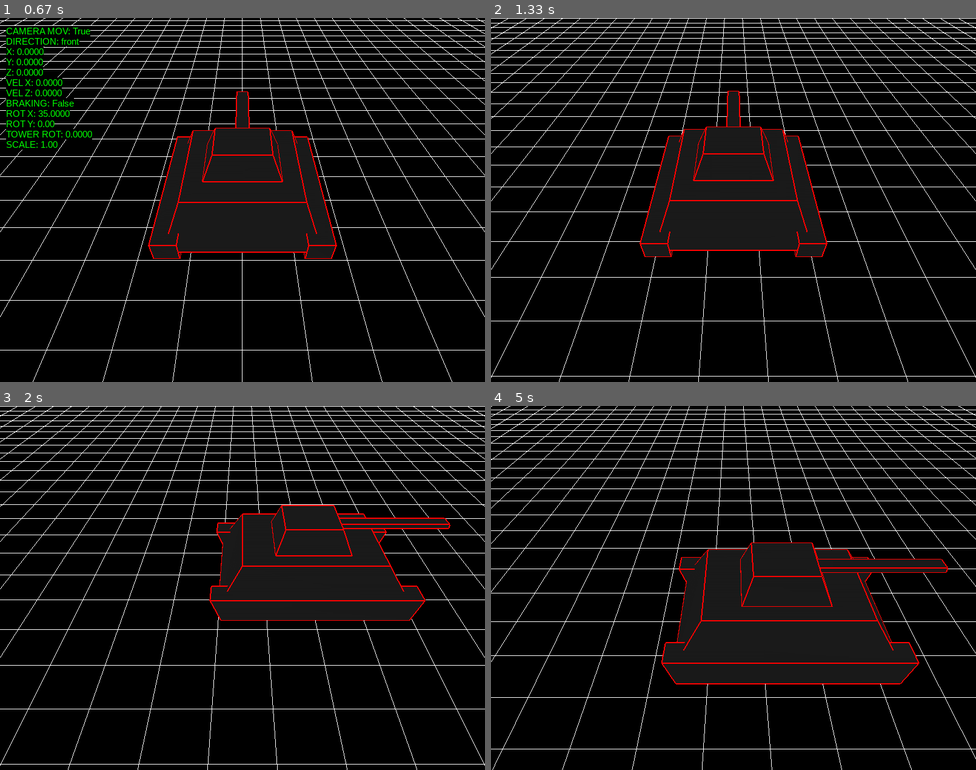
Above: before the commit, frames 1-4 (two rows, left to right).
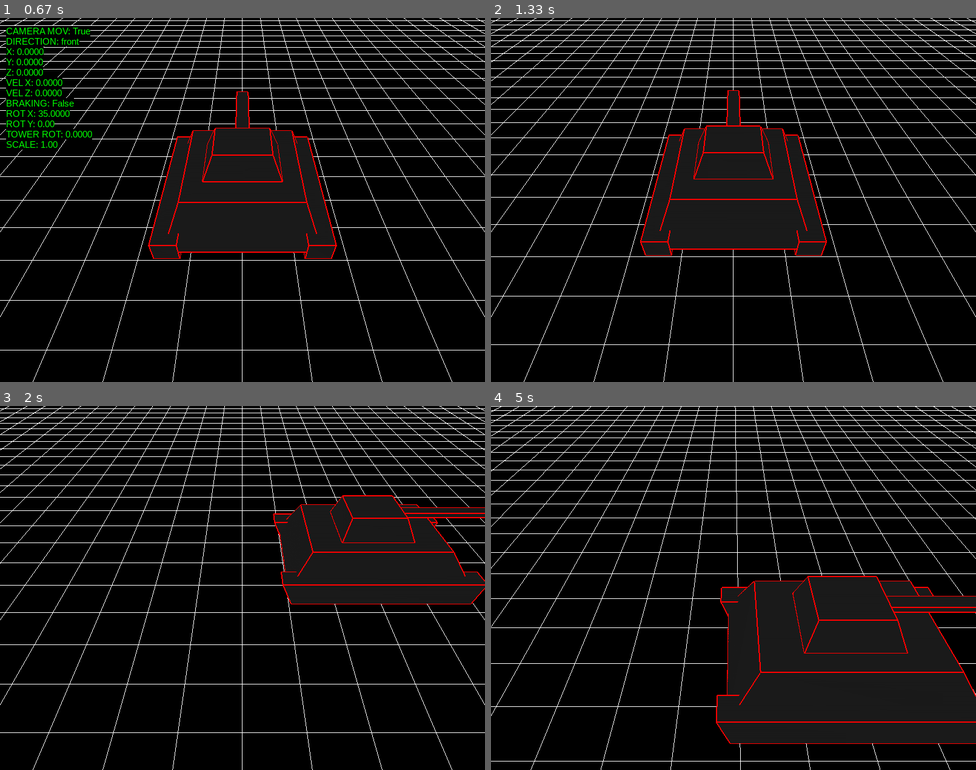
Above: after the commit, the same moments.

Repository: antonioam82/tank_controller
Game: pygame game, started from tanque_pygame.py
Two runs of this game, one before a commit and one after it. Both use one fixed random seed, a clock stepped at 60 frames per second and the inputs below.
Inputs:
- Up to frame 1 (0.67 s): tap Y at 0.33 s
- Up to frame 2 (1.33 s): hold Right 0.67-1.13 s; hold Up from 1.17 s (still down); tap J at 1.23 s; tap S at 1.32 s
- Up to frame 3 (2 s): release Up at 1.47 s; hold Right 1.5-1.97 s; tap J at 1.57, 1.87 s
- Up to frame 4 (5 s): hold Left 2-2.53 s; tap J at 2.07, 2.37, 2.63, 2.97, 3.27, 3.4, 3.8, 4.1, 4.47, 4.87 s; tap V at 2.15, 3.48, 4.95 s; hold Down 2.57-2.87 s; tap S at 2.72, 3.88 s; hold Left 2.9-3.3 s; hold Up 3.33-3.7 s; hold Right 3.73-4.37 s; hold Down 4.4-4.77 s; hold Left from 4.8 s (still down)

Frame 1 is identical in both runs. In frame 2, 10% of the frame differs, in the area x 0-100%, y 0-100%; in frame 3, 19%; in frame 4, 29%.

Commit message:
Agregado borro de lista 'model_landscape'

Diff:
--- a/tanque_pygame.py
+++ b/tanque_pygame.py
@@ -13,7 +13,7 @@
 grid_spacing = 1
 
 # ================= VELOCIDADES (unidades por segundo) =================
-TANK_SPEED        = 3.0    # velocidad de traslación del tanque
+TANK_SPEED        = 6.0    # velocidad de traslación del tanque -> 3.0
 STOP_DECEL        = 0.5    # desaceleración al frenar (unidades/s²) #6.0
 CAM_ROT_SPEED     = 30.0   # grados/s para rotar escena (T/R)
 CAM_TILT_SPEED    = 15.0   # grados/s para inclinar cámara (F/G)
@@ -552,6 +552,7 @@
     glDeleteLists(model_base, 1)
     glDeleteLists(model_tower, 1)
     glDeleteLists(model_bullet, 1)
+    glDeleteLists(model_landscape, 1)
     pygame.quit()
 
 
